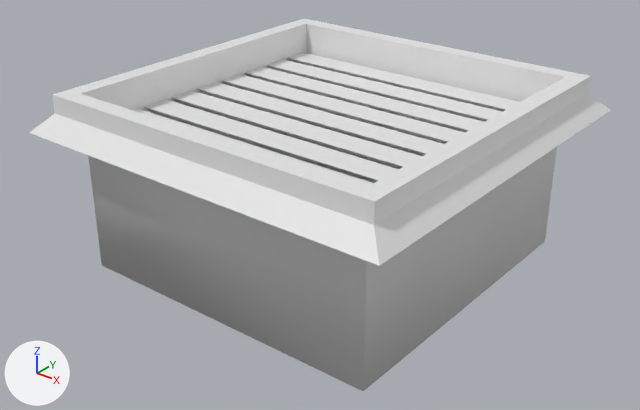
What one commit did to the FBX model RivenFramework-Unity/Assets/Resources/Models/VentPnumatic.fbx.
Both versions are drawn from a 50 mm lens placed at (2.74, -3.5, 1.66), pointed at (0.01, -0.09, -0.46). Lighting does not change. The marker at lower left points along +X, +Y and +Z. The older version comes first. Objects named as collision shapes, trigger or cutter boxes, shadow casters or lower levels of detail are left out. Where no turn or scale is listed for an object, it has been applied to the vertices.
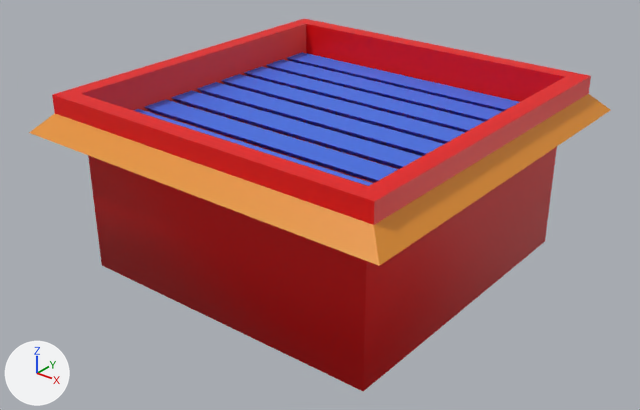
Where the newer file only moved an object's origin or applied its transform, the numbers keep the older frame.

Pixel boxes (x1, y1, x2, y2) of what changed, in the pictures (640 x 410 px):
'Cube.007', recoloured (white to blue)
    both: (145, 99, 398, 183)
'Cube.006', recoloured (white to blue)
    both: (171, 90, 422, 169)
'Cube.005', recoloured (white to blue)
    both: (197, 82, 443, 156)
'Cube.004', recoloured (white to blue)
    both: (221, 74, 465, 144)
'Cube.003', recoloured (white to blue)
    both: (244, 66, 484, 132)
'Cube.002', recoloured (white to blue)
    both: (266, 59, 503, 122)
'Cube.001', recoloured (white to blue)
    both: (287, 52, 519, 111)
'Cube.008', recoloured
    both: (133, 109, 373, 186)
part 1 of me_cube, recoloured (white to red)
    both: (52, 19, 591, 391)
part 2 of me_cube, recoloured (white to orange)
    both: (29, 94, 610, 266)

What changed in the scene script:
```text
Add mat_flaps:
    mat_flaps = principled_material('Flaps')
    mat_flaps.base_color = (0.0538, 0.159, 0.8)  # blue #426fe7
Add mat_edge:
    mat_edge = principled_material('Edge')
    mat_edge.base_color = (0.8, 0.293, 0.0283)  # orange #e7932f
Add mat_base:
    mat_base = principled_material('Base')
    mat_base.base_color = (0.8, 0.0, 0.000807)  # red #e70003
Change me_cube:
    where me_cube.from_pydata(...)  # 20 vertices, 17 faces; spans x -1.1..1.1, y -1.1..1.1, z -0.35..0.65
    used by ob_cube; location = (0.0, 0.0, -0.446)
    me_cube part 1: all 13 faces that had it switch from mat_material (white #e7e7e7) to mat_base (red #e70003)
    me_cube part 2: all 4 faces that had it switch from mat_material_002 (white #e7e7e7) to mat_edge (orange #e7932f)
Change me_cube_008:
    where me_cube_008.from_pydata(...)  # 8 vertices, 6 faces; spans x -0.9..0.9, y -0.1..0.1, z -0.02..0.02
    remove me_cube_008.materials.append(mat_material_001)  # white #e7e7e7
    add me_cube_008.materials.append(mat_flaps)  # blue #426fe7
Change me_cube_003:
    where me_cube_003.from_pydata(...)  # 8 vertices, 6 faces; spans x -0.9..0.9, y -0.1..0.1, z -0.02..0.02
    remove me_cube_003.materials.append(mat_material_001)  # white #e7e7e7
    add me_cube_003.materials.append(mat_flaps)  # blue #426fe7
Change me_cube_006:
    where me_cube_006.from_pydata(...)  # 8 vertices, 6 faces; spans x -0.9..0.9, y -0.1..0.1, z -0.02..0.02
    remove me_cube_006.materials.append(mat_material_001)  # white #e7e7e7
    add me_cube_006.materials.append(mat_flaps)  # blue #426fe7
Change me_cube_004:
    where me_cube_004.from_pydata(...)  # 8 vertices, 6 faces; spans x -0.9..0.9, y -0.1..0.1, z -0.02..0.02
    remove me_cube_004.materials.append(mat_material_001)  # white #e7e7e7
    add me_cube_004.materials.append(mat_flaps)  # blue #426fe7
Change me_cube_002:
    where me_cube_002.from_pydata(...)  # 8 vertices, 6 faces; spans x -0.9..0.9, y -0.1..0.1, z -0.02..0.02
    remove me_cube_002.materials.append(mat_material_001)  # white #e7e7e7
    add me_cube_002.materials.append(mat_flaps)  # blue #426fe7
Change me_cube_007:
    where me_cube_007.from_pydata(...)  # 8 vertices, 6 faces; spans x -0.9..0.9, y -0.1..0.1, z -0.02..0.02
    remove me_cube_007.materials.append(mat_material_001)  # white #e7e7e7
    add me_cube_007.materials.append(mat_flaps)  # blue #426fe7
Change me_cube_005:
    where me_cube_005.from_pydata(...)  # 8 vertices, 6 faces; spans x -0.9..0.9, y -0.1..0.1, z -0.02..0.02
    remove me_cube_005.materials.append(mat_material_001)  # white #e7e7e7
    add me_cube_005.materials.append(mat_flaps)  # blue #426fe7
Change me_cube_001:
    where me_cube_001.from_pydata(...)  # 8 vertices, 6 faces; spans x -0.9..0.9, y -0.1..0.1, z -0.02..0.02
    remove me_cube_001.materials.append(mat_material_001)  # white #e7e7e7
    add me_cube_001.materials.append(mat_flaps)  # blue #426fe7
```
